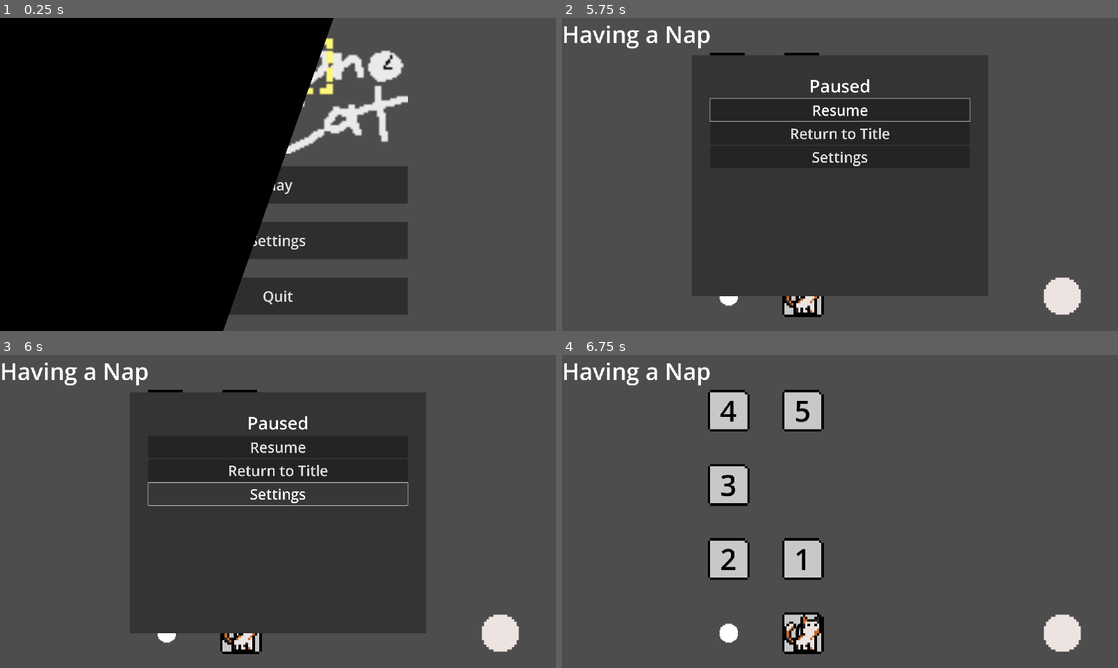
Above: before the commit, frames 1-4 (two rows, left to right).
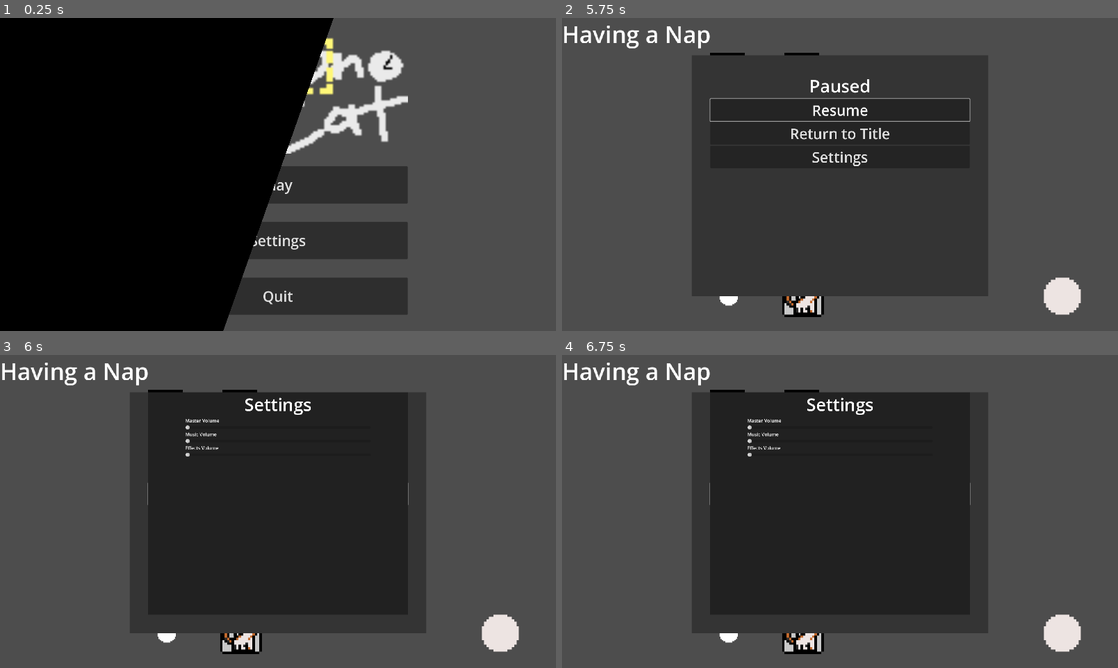
Above: after the commit, the same moments.

Repository: Just-a-Bee/Chrono-Cat
Game: Godot game, scene res://ui/title/title.tscn
Same seed, same stepped clock (60 frames per second), same inputs: the game is played once before the commit and once after it.
Inputs (mouse positions are in pixels of both pictures, inside the frame that each line leads up to):
- Up to frame 1 (0.25 s): no input
- Up to frame 2 (5.75 s): click "Play" at 0.5 s; tap Enter (ui_accept) at 1.25, 1.52, 2, 2.27, 3.5, 3.77, 4.52, 5, 5.27 s; move the mouse to (812, 237) at 1.27 s; hold X (rewind) 1.28-2.03 s; hold W (up) 1.28-2.78 s; click (812, 237) at 1.42 s; move the mouse to (1006, 221) at 2.02 s; tap Z (undo) at 2.1, 3.6, 5.1 s; tap R (restart) at 2.75, 4.25 s; move the mouse to (673, 127) at 2.77 s; hold X (rewind) 2.78-3.53 s; hold A (left) 2.78-4.28 s; move the mouse to (867, 174) at 3.52 s; click (867, 174) at 3.67 s; move the mouse to (756, 96) at 4.27 s; hold S (down) 4.28-5.03 s; hold X (rewind) 4.28-5.03 s; tap C (cancel) at 4.9 s; move the mouse to (962, 158) at 5.02 s; hold D (right) from 5.03 s (still down); tap Escape (pause) at 5.65 s
- Up to frame 3 (6 s): release D (right) at 5.75 s; click "Settings" at 5.75 s
- Up to frame 4 (6.75 s): click "Resume" at 6.5 s

Frames 1-2 are identical in both runs. In frame 3, 1.4% of the frame differs, in the area x 26-74%, y 13-49%; in frame 4, 41%, in the area x 23-77%, y 11-89%.

Commit message:
Settings menu added, when shown in pause menu ui_back is used for settings and does not effect pause menu

Diff:
--- a/main.gd
+++ b/main.gd
@@ -10,6 +10,7 @@
 
 # pause vars
 var is_paused:bool = false
+var is_settings:bool = false
 var do_input:bool = false
 
 # vars for level state
@@ -29,7 +30,10 @@
 # function to handle pause button input
 func pause_input():
 	if is_paused:
-		unpause()
+		if is_settings:
+			hide_settings()
+		else:
+			unpause()
 	else:
 		pause()
 
@@ -108,3 +112,11 @@
 func unlock_rewind():
 	$RewindBar.show()
 	Globals.rewind_unlocked = true
+
+
+func show_settings():
+	$SettingsMenu.show()
+	is_settings = true
+func hide_settings():
+	$SettingsMenu.hide()
+	is_settings = false
--- a/main.tscn
+++ b/main.tscn
@@ -7,6 +7,7 @@
 [ext_resource type="Script" path="res://ui/pause_menu.gd" id="5_6dq5v"]
 [ext_resource type="Texture2D" uid="uid://d12eu17xjnlxf" path="res://assets/level_stuff/RewindBarEmpty.png" id="6_mr47i"]
 [ext_resource type="Texture2D" uid="uid://cmkwnxyfnp7xa" path="res://assets/level_stuff/RewindBarFull.png" id="7_8wg3w"]
+[ext_resource type="PackedScene" uid="uid://c6r5hdnc2e5n5" path="res://ui/settings_menu/settings_menu.tscn" id="8_or1rc"]
 
 [sub_resource type="AtlasTexture" id="AtlasTexture_f4cos"]
 atlas = ExtResource("3_o22mr")
@@ -124,6 +125,10 @@
 texture_under = ExtResource("6_mr47i")
 texture_progress = ExtResource("7_8wg3w")
 
+[node name="SettingsMenu" parent="." instance=ExtResource("8_or1rc")]
+visible = false
+z_index = 4
+
 [connection signal="button_up" from="PauseMenu/VBoxContainer/Resume" to="PauseMenu" method="_on_resume_button_up"]
 [connection signal="button_up" from="PauseMenu/VBoxContainer/ReturnToMap" to="PauseMenu" method="_on_return_to_map_button_up"]
 [connection signal="button_up" from="PauseMenu/VBoxContainer/ReturnToTitle" to="PauseMenu" method="_on_return_to_title_button_up"]
--- a/ui/pause_menu.gd
+++ b/ui/pause_menu.gd
@@ -24,4 +24,4 @@
 
 
 func _on_settings_button_up():
-	pass
+	main.show_settings()
--- /dev/null
+++ b/ui/settings_menu/settings_menu.gd
@@ -0,0 +1,5 @@
+extends Control
+
+func _input(event):
+	if event.is_action_pressed("ui_cancel"):
+		hide()
--- a/ui/settings_menu/settings_menu.tscn
+++ b/ui/settings_menu/settings_menu.tscn
@@ -1,3 +1,48 @@
-[gd_scene format=3 uid="uid://c6r5hdnc2e5n5"]
+[gd_scene load_steps=2 format=3 uid="uid://c6r5hdnc2e5n5"]
 
-[node name="settings_menu" type="Node2D"]
+[ext_resource type="Script" path="res://ui/settings_menu/settings_menu.gd" id="1_scrjt"]
+
+[node name="SettingsMenu" type="Control"]
+layout_mode = 3
+anchors_preset = 0
+script = ExtResource("1_scrjt")
+
+[node name="Polygon2D" type="Polygon2D" parent="."]
+position = Vector2(37.8182, 0)
+scale = Vector2(0.977273, 1)
+color = Color(0.129412, 0.129412, 0.129412, 1)
+polygon = PackedVector2Array(485.209, 128, 485.209, 896, 1402.05, 896, 1402.05, 128)
+
+[node name="VBoxContainer" type="VBoxContainer" parent="."]
+layout_mode = 0
+offset_left = 640.0
+offset_top = 128.0
+offset_right = 1280.0
+offset_bottom = 896.0
+
+[node name="Label" type="Label" parent="VBoxContainer"]
+layout_mode = 2
+theme_override_font_sizes/font_size = 60
+text = "Settings"
+horizontal_alignment = 1
+
+[node name="Label2" type="Label" parent="VBoxContainer"]
+layout_mode = 2
+text = "Master Volume"
+
+[node name="Master" type="HSlider" parent="VBoxContainer"]
+layout_mode = 2
+
+[node name="Label3" type="Label" parent="VBoxContainer"]
+layout_mode = 2
+text = "Music Volume"
+
+[node name="Music" type="HSlider" parent="VBoxContainer"]
+layout_mode = 2
+
+[node name="Label4" type="Label" parent="VBoxContainer"]
+layout_mode = 2
+text = "Effects Volume"
+
+[node name="SfX" type="HSlider" parent="VBoxContainer"]
+layout_mode = 2
--- a/ui/title/title.gd
+++ b/ui/title/title.gd
@@ -15,7 +15,7 @@
 
 
 func _on_settings_button_up():
-	pass
+	$SettingsMenu.show()
 
 
 func _on_quit_button_up():
--- a/ui/title/title.tscn
+++ b/ui/title/title.tscn
@@ -1,8 +1,9 @@
-[gd_scene load_steps=4 format=3 uid="uid://devr7s6qosxot"]
+[gd_scene load_steps=5 format=3 uid="uid://devr7s6qosxot"]
 
 [ext_resource type="Script" path="res://ui/title/title.gd" id="1_ksjlk"]
 [ext_resource type="Texture2D" uid="uid://fayvt4rlkfqu" path="res://assets/Title.png" id="2_g6b56"]
-[ext_resource type="PackedScene" uid="uid://b18s0kfnnp2ch" path="res://ui/transitioner.tscn" id="3_k2605"]
+[ext_resource type="PackedScene" uid="uid://b18s0kfnnp2ch" path="res://ui/transition/transitioner.tscn" id="3_k2605"]
+[ext_resource type="PackedScene" uid="uid://c6r5hdnc2e5n5" path="res://ui/settings_menu/settings_menu.tscn" id="4_lqysx"]
 
 [node name="Title" type="Node2D"]
 script = ExtResource("1_ksjlk")
@@ -38,6 +39,9 @@
 
 [node name="Transitioner" parent="." instance=ExtResource("3_k2605")]
 
+[node name="SettingsMenu" parent="." instance=ExtResource("4_lqysx")]
+visible = false
+
 [connection signal="button_up" from="Play" to="." method="_on_play_button_up"]
 [connection signal="button_up" from="Settings" to="." method="_on_settings_button_up"]
 [connection signal="button_up" from="Quit" to="." method="_on_quit_button_up"]
Not shown: 1 places in main.tscn that only renumber resources
